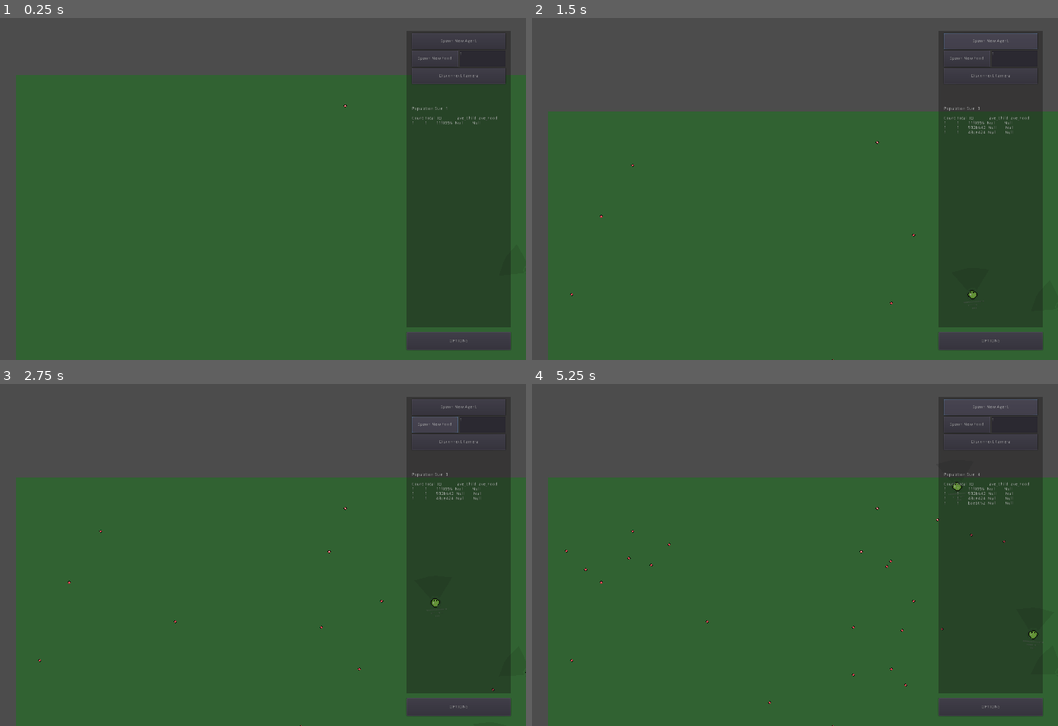
Above: before the commit, frames 1-4 (two rows, left to right).
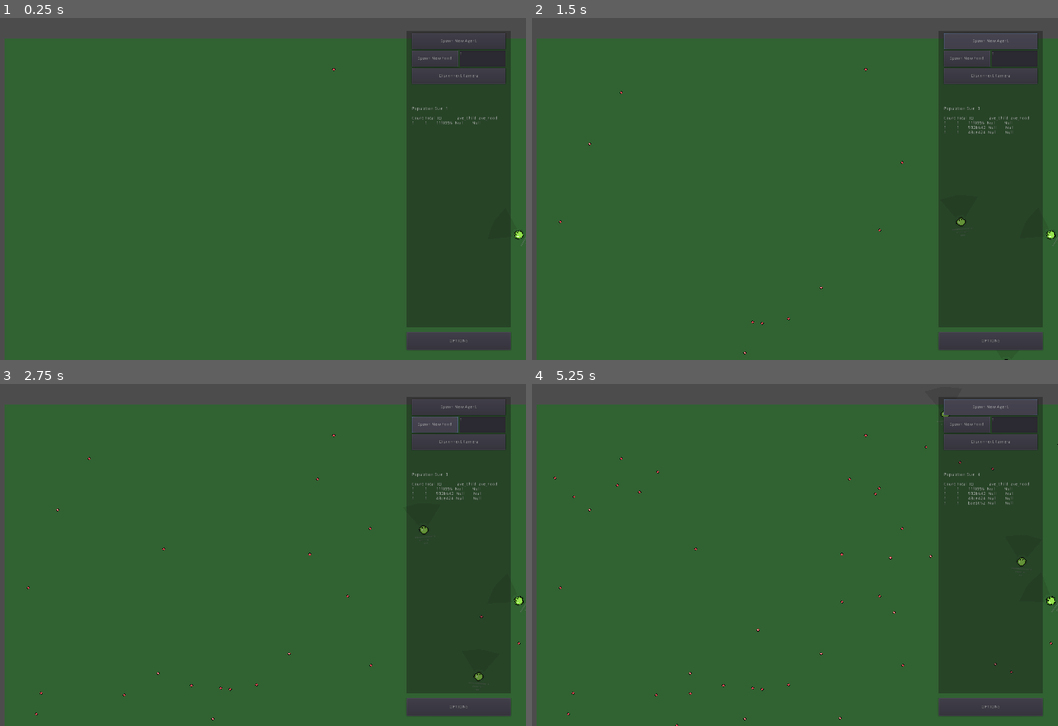
Above: after the commit, the same moments.

Repository: VincentRagusa/AntFarm
Game: Godot game, scene res://World.tscn
Same seed, same stepped clock (60 frames per second), same inputs: the game is played once before the commit and once after it.
Inputs (mouse positions are in pixels of both pictures, inside the frame that each line leads up to):
- Up to frame 1 (0.25 s): no input
- Up to frame 2 (1.5 s): click "Spawn New Agent" at 0.5 s; click "Spawn New Agent" at 1.25 s
- Up to frame 3 (2.75 s): click "Spawn New Food" at 2 s
- Up to frame 4 (5.25 s): click "Spawn New Food" at 2.75 s; click (963, 568) at 3.52 s; click (963, 531) at 4.27 s; click "Spawn New Agent" at 5 s

The runs differ from the first frame. In frame 1, 10% of the frame differs, in the area x 0-100%, y 6-100%; in frame 2, 19%; in frame 3, 19%; in frame 4, 19%.

Commit message:
removed side panning in favor of middle click + drag

Diff:
--- a/view.gd
+++ b/view.gd
@@ -4,6 +4,9 @@
 # Declare member variables here. Examples:
 # var a = 2
 # var b = "text"
+var mouse_start_pos
+var screen_start_position
+var dragging = false
 
 var tracking_agent = false
 # Called when the node enters the scene tree for the first time.
@@ -13,20 +16,30 @@
 
 # Called every frame. 'delta' is the elapsed time since the previous frame.
 func _process(delta):
-	if tracking_agent == false:
-		$Camera2D.position = get_global_mouse_position()
+	pass
+	#if tracking_agent == false:
+		#$Camera2D.position = get_global_mouse_position()
 	#else:
 		#$Camera2D.position =
 
 func _input(event):
-	if event is InputEventMouseButton:
+
+	if event.is_action("zoom_up"):
+		if $Camera2D.zoom > Vector2(.3,.3):
+			$Camera2D.zoom = $Camera2D.zoom - Vector2(0.1,0.1)
+	elif event.is_action("zoom_out"):
+		if $Camera2D.zoom < Vector2(2.5,2.5):
+			$Camera2D.zoom = $Camera2D.zoom + Vector2(0.1,0.1)
+	elif event.is_action("drag"):
 		if event.is_pressed():
-			if event.button_index == BUTTON_WHEEL_UP:
-				if $Camera2D.zoom > Vector2(.3,.3):
-					$Camera2D.zoom = $Camera2D.zoom - Vector2(0.1,0.1)
-			if event.button_index == BUTTON_WHEEL_DOWN:
-				if $Camera2D.zoom < Vector2(2.5,2.5):
-					$Camera2D.zoom = $Camera2D.zoom + Vector2(0.1,0.1)
+			mouse_start_pos = event.position
+			screen_start_position = position
+			dragging = true
+		else:
+			dragging = false
+	elif event is InputEventMouseMotion and dragging:
+		position = (mouse_start_pos - event.position) + screen_start_position
+
 
 
 func handle_change_view():
